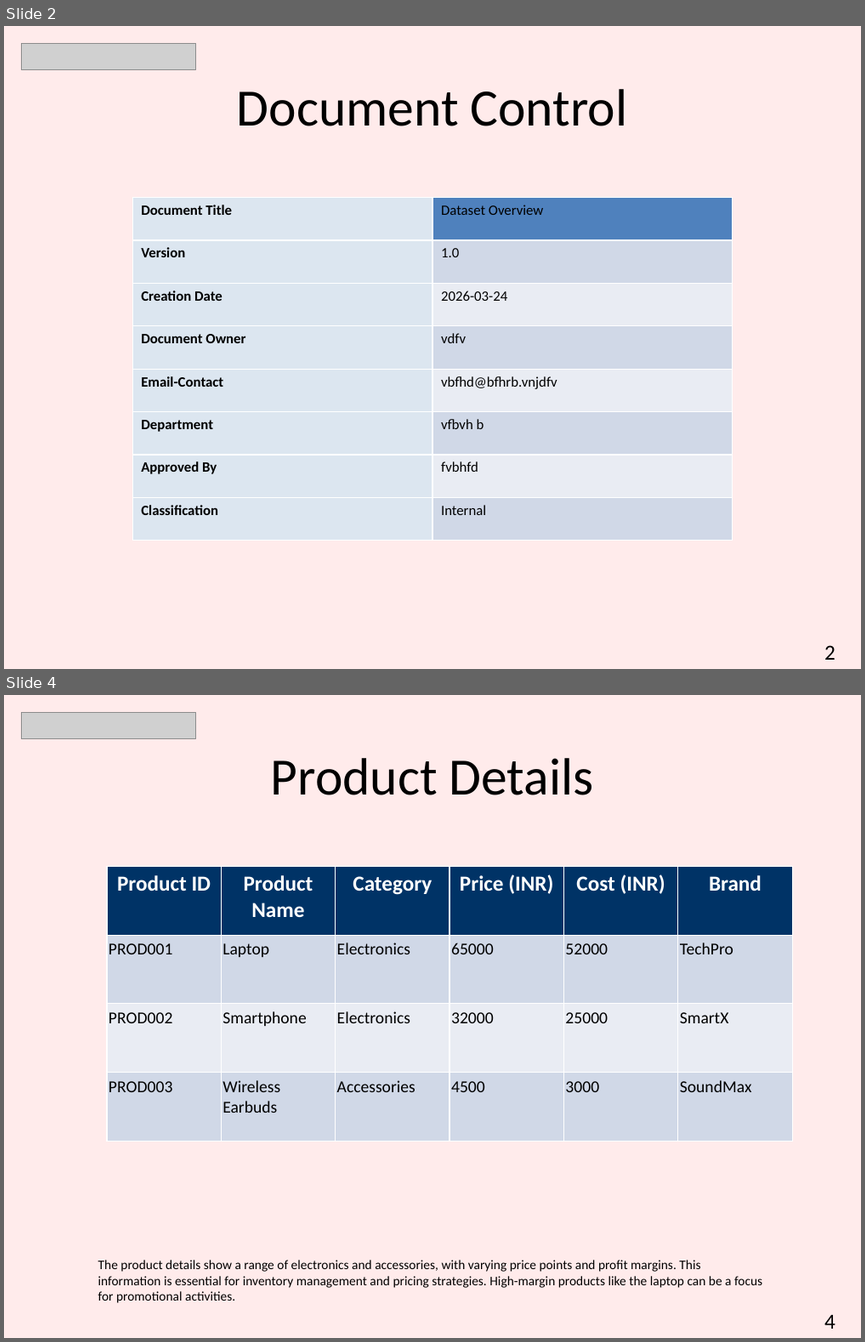
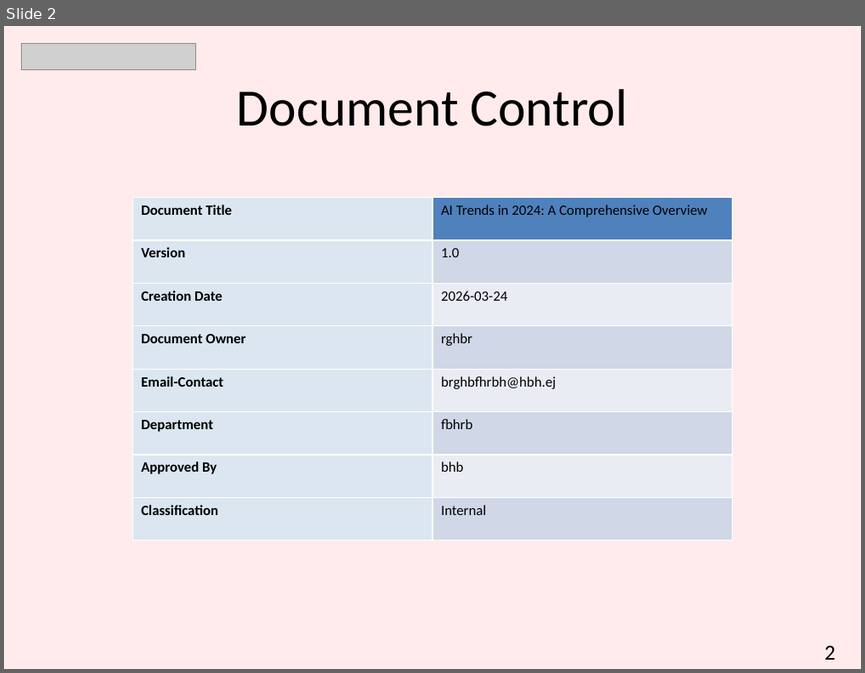
Before and after one commit to hetanshi511/CyberNexus, a slide deck: Backend/Presentation.pptx. Shown one above the other, each under a label of ours: slides 2 and 4 before the commit, slide 2 after it; the slides between them are not shown. The pictures are 865x1342 and 865x673 pixels, drawn with LibreOffice and Linux fonts; fonts in the diff are those of the drawing; grey boxes stand for pictures. Boxes give left, top, right and bottom in pixels: in the first picture for what was removed or moved away, otherwise in the second. Text is boxed around its words. In the diff, an @@ line names an element or a change of style, - is before the commit and + after.

```diff
--- a/Backend/Presentation.pptx
+++ b/Backend/Presentation.pptx
@@ slide 4 removed at <box>4,695,861,1338</box>, background #FFEBEB @@
@@ picture removed at <box>21,712,196,738</box> @@
@@ title removed at <box>271,758,594,795</box> @@
-Product Details
@@ table removed at <box>107,867,790,1140</box>, 4 rows, 6 columns @@
-Product ID | Product Name | Category | Price (INR) | Cost (INR) | Brand
-PROD001 | Laptop | Electronics | 65000 | 52000 | TechPro
-PROD002 | Smartphone | Electronics | 32000 | 25000 | SmartX
-PROD003 | Wireless Earbuds | Accessories | 4500 | 3000 | SoundMax
@@ text removed at <box>98,1259,762,1303</box> @@
-The product details show a range of electronics and accessories, with varying price points and profit margins. This information is essential for inventory management and pricing strategies. High-margin products like the laptop can be a focus for promotional activities.
@@ text removed at <box>824,1314,835,1328</box> @@
-4
@@ slide 2 changed as well @@
@@ table at <box>132,198,732,540</box> @@
-row 1, column 2: Dataset Overview
+row 1, column 2: AI Trends in 2024: A Comprehensive Overview
-row 4, column 2: vdfv
+row 4, column 2: rghbr
-row 5, column 2: vbfhd@bfhrb.vnjdfv
+row 5, column 2: brghbfhrbh@hbh.ej
-row 6, column 2: vfbvh b
+row 6, column 2: fbhrb
-row 7, column 2: fvbhfd
+row 7, column 2: bhb
```
Also in this commit, not shown: 5 slides added, 6 other slides removed, 22 other files.
